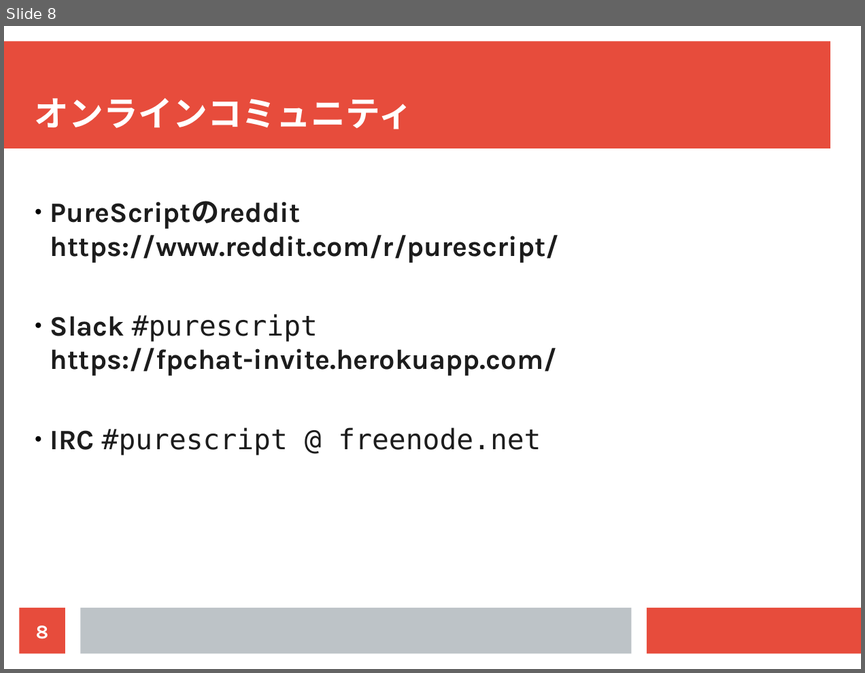
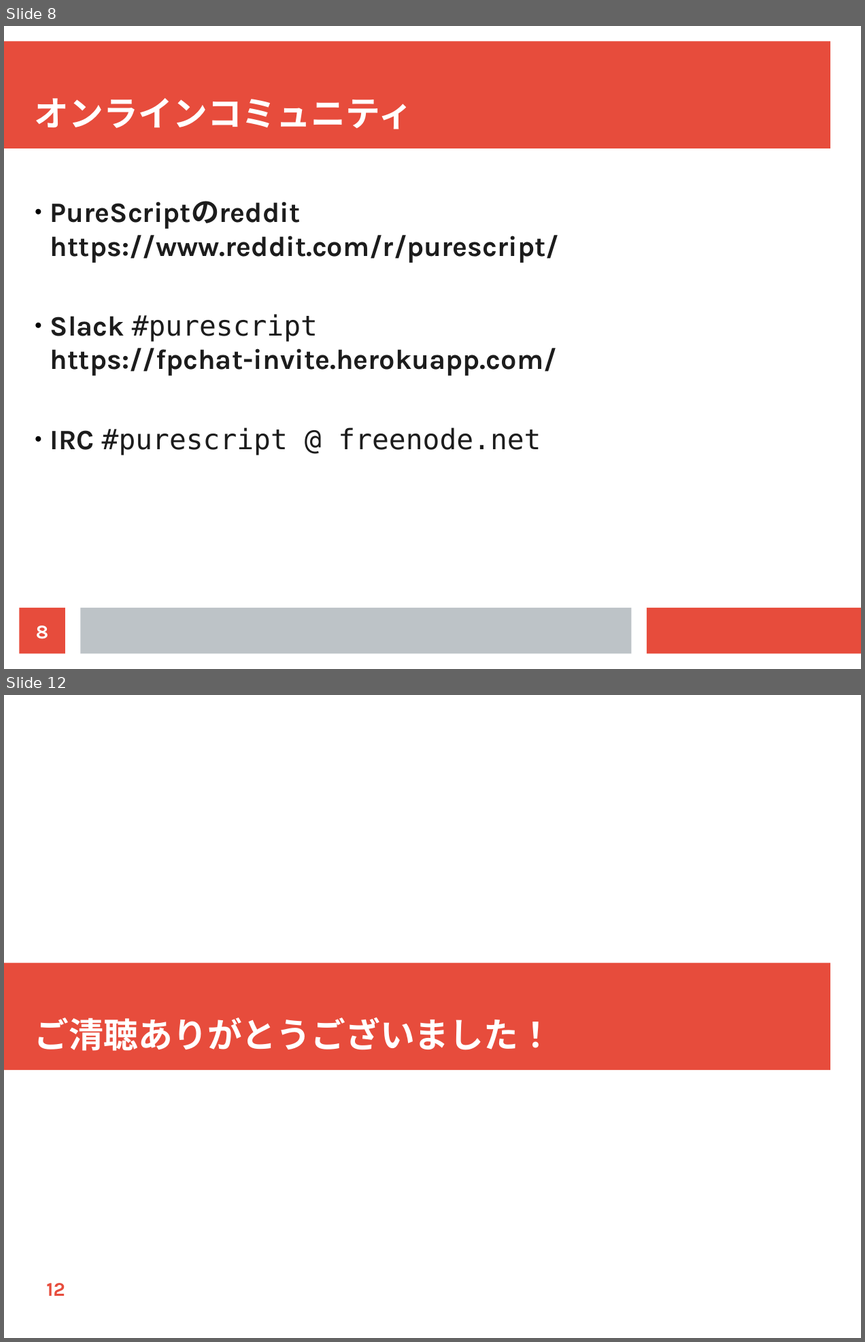
Before and after one commit to cdepillabout/purescript-community-presentation, a slide deck: purescript-community.odp. Shown one above the other, each under a label of ours: slide 8 before the commit, slides 8 and 12 after it; the slides between them are not shown. The pictures are 865x673 and 865x1342 pixels, drawn with LibreOffice and Linux fonts; fonts in the diff are those of the drawing. Boxes give left, top, right and bottom in pixels: in the first picture for what was removed or moved away, otherwise in the second. Text is boxed around its words. In the diff, an @@ line names an element or a change of style, - is before the commit and + after.

```diff
--- a/purescript-community.odp
+++ b/purescript-community.odp
@@ slide 12 added at <box>4,695,861,1338</box>, background #FFFFFF @@
@@ rectangle added at <box>4,962,830,1070</box>, fill #E74C3C @@
@@ title added at <box>35,1017,553,1051</box>, 32 pt, text #FFFFFF, bold @@
+ご清聴ありがとうございました！
@@ page number added at <box>46,1283,65,1295</box>, 18 pt, text #E74C3C, bold @@
+12
```
Also in this commit, not shown: 4 slides changed, 1 other slide added, 1 other file.
